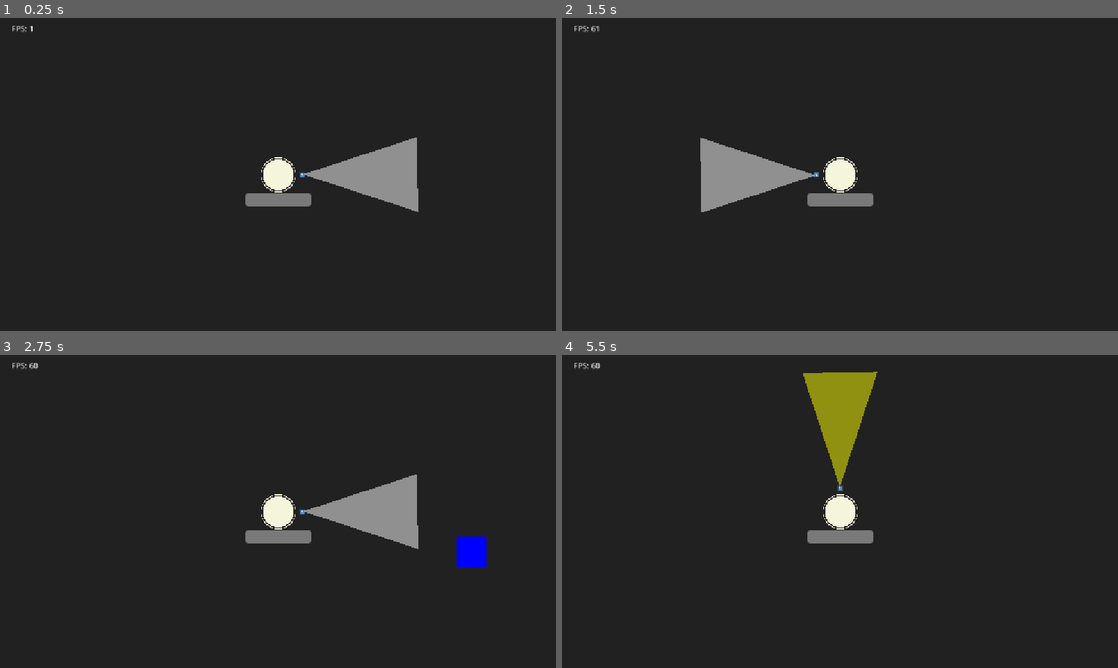
Above: before the commit, frames 1-4 (two rows, left to right).
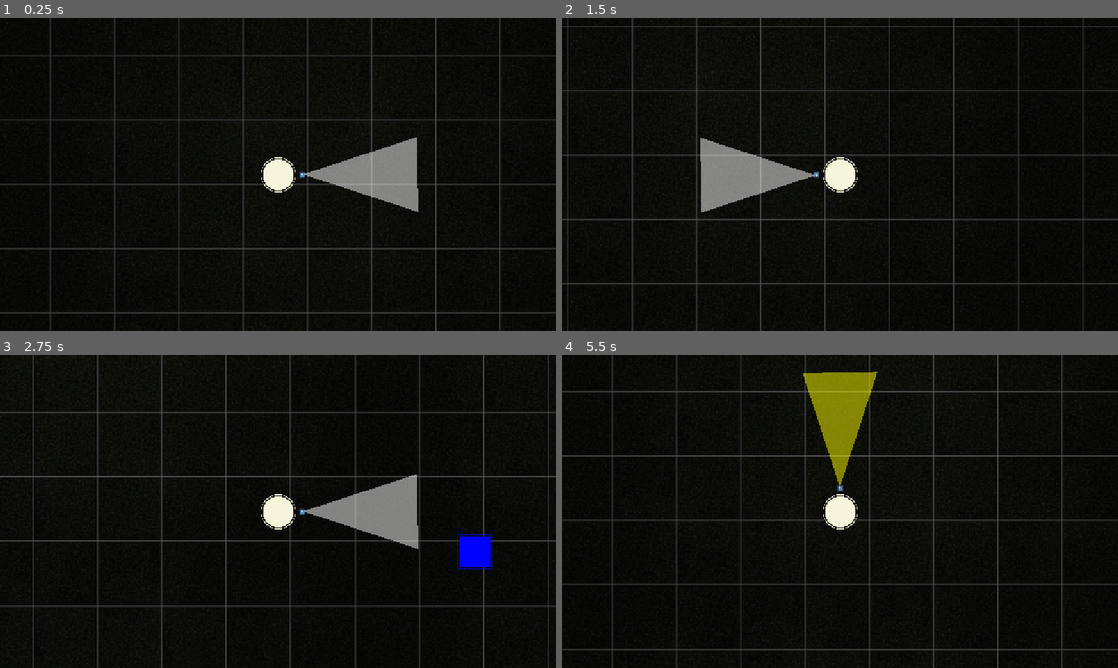
Above: after the commit, the same moments.

Repository: Team-Pufferfish/chromatic-survivors
Game: Godot game, scene res://Scenes/Game.tscn
The game is run twice, just before and just after one commit, with the same random seed, the same clock (stepped at 60 frames per second) and the same inputs. The engine's default icon, where the game draws it, is replaced by a stand-in: a white triangle on a blue panel in a dark square.
Inputs:
- Up to frame 1 (0.25 s): no input
- Up to frame 2 (1.5 s): tap Enter at 0.5 s; hold D (p1_right) 0.53-1.28 s; tap Down (p1_aim_down) at 0.6 s; hold S (p1_down) from 1.28 s (still down); tap Left (p1_aim_left) at 1.35 s
- Up to frame 3 (2.75 s): release S (p1_down) at 2.03 s; hold D (p1_right) from 2.03 s (still down); tap Right (p1_aim_right) at 2.1 s
- Up to frame 4 (5.5 s): release D (p1_right) at 2.78 s; hold W (p1_up) 2.78-3.53 s; tap one key every 0.75 s from 2.85 s: Up (p1_aim_up) T (p1_color_blue) R (p1_color_red) Y (p1_color_yellow); hold A (p1_left) 3.53-5.03 s; hold S (p1_down) from 5.03 s (still down)

The runs differ from the first frame. In frame 1, 58% of the frame differs, in the area x 0-100%, y 0-100%; in frame 2, 59%; in frame 3, 61%; in frame 4, 59%.

Commit message:
Background

Diff:
--- a/chromatic-survivors/Scenes/Game.tscn
+++ b/chromatic-survivors/Scenes/Game.tscn
@@ -1,7 +1,8 @@
-[gd_scene load_steps=6 format=3 uid="uid://cghqp7uq7cafd"]
+[gd_scene load_steps=7 format=3 uid="uid://cghqp7uq7cafd"]
 
 [ext_resource type="Script" uid="uid://2kbyp3mou55n" path="res://Scenes/fps.gd" id="1_b2bpf"]
 [ext_resource type="PackedScene" uid="uid://ch76b74jwc7xw" path="res://Scenes/Player.tscn" id="1_iukft"]
+[ext_resource type="Texture2D" uid="uid://chco22r342a3a" path="res://texture-black-tile-background_167862-7841.jpg" id="2_7lihs"]
 [ext_resource type="PackedScene" uid="uid://blo4tyvs8qm1g" path="res://Scenes/enemy.tscn" id="2_gl6un"]
 [ext_resource type="Script" uid="uid://dti232jsdohcf" path="res://Scripts/EnemyManager.gd" id="3_j5yw3"]
 [ext_resource type="Script" uid="uid://h1j801usuh4c" path="res://Scenes/WaveManager.gd" id="4_kldst"]
@@ -10,11 +11,7 @@
 
 [node name="CanvasLayer" type="CanvasLayer" parent="."]
 layer = -50
-
-[node name="ColorRect" type="ColorRect" parent="CanvasLayer"]
-offset_right = 1153.0
-offset_bottom = 649.0
-color = Color(0.131379, 0.131379, 0.131379, 1)
+visible = false
 
 [node name="Label" type="Label" parent="CanvasLayer"]
 offset_left = 23.0
@@ -22,6 +19,24 @@
 offset_right = 63.0
 offset_bottom = 33.0
 script = ExtResource("1_b2bpf")
+
+[node name="ColorRect" type="ColorRect" parent="CanvasLayer"]
+offset_right = 1153.0
+offset_bottom = 649.0
+color = Color(0.131379, 0.131379, 0.131379, 1)
+
+[node name="ParallaxBackground" type="ParallaxBackground" parent="."]
+scroll_ignore_camera_zoom = true
+
+[node name="ParallaxLayer" type="ParallaxLayer" parent="ParallaxBackground"]
+motion_mirroring = Vector2(1200, 800)
+
+[node name="Sprite2D" type="Sprite2D" parent="ParallaxBackground/ParallaxLayer"]
+texture_repeat = 2
+position = Vector2(-20, -82)
+scale = Vector2(1.63083, 1.63083)
+texture = ExtResource("2_7lihs")
+centered = false
 
 [node name="Player" parent="." instance=ExtResource("1_iukft")]
 position = Vector2(589, 301)
--- a/chromatic-survivors/Scenes/Player.tscn
+++ b/chromatic-survivors/Scenes/Player.tscn
@@ -47,10 +47,3 @@
 position = Vector2(40, 0)
 color = Color(1, 1, 1, 0.286275)
 polygon = PackedVector2Array(11, -1, 247, -78, 250, 77)
-
-[node name="HealthBar" type="ProgressBar" parent="."]
-offset_left = -68.0
-offset_top = 38.0
-offset_right = 68.0
-offset_bottom = 65.0
-show_percentage = false
--- a/chromatic-survivors/Scenes/WaveManager.gd
+++ b/chromatic-survivors/Scenes/WaveManager.gd
@@ -22,22 +22,31 @@
 	waves = [
 		{
 			"spawn_rate": 2.0,
-			"max_enemies": 20,
+			"max_enemies": 10,
 			"enemies": [
-				{ "red": 0, "yellow": 0, "blue": 10, "speed": 60, "chance": 1.0 },
+				{ "red": 0, "yellow": 0, "blue": 10, "speed": 50, "chance": 1.0 },
 			]
 		},
 		{
 			"spawn_rate": 1.5,
+			"max_enemies": 25,
+			"enemies": [
+				{ "red": 10, "yellow": 0, "blue": 0, "speed": 100, "chance": 0.7 },
+				{ "red": 0,  "yellow": 15, "blue": 0, "speed": 75, "chance": 0.3 },
+			]
+		},
+				{
+			"spawn_rate": 1.2,
 			"max_enemies": 40,
 			"enemies": [
-				{ "red": 20, "yellow": 0, "blue": 0, "speed": 100, "chance": 0.7 },
-				{ "red": 0,  "yellow": 30, "blue": 0, "speed": 70, "chance": 0.3 },
+				{ "red": 10, "yellow": 0, "blue": 0, "speed": 100, "chance": 0.7 },
+				{ "red": 0,  "yellow": 15, "blue": 0, "speed": 75, "chance": 0.3 },
+				{ "red": 0,  "yellow": 0, "blue": 10, "speed": 50, "chance": 0.3 }
 			]
 		},
 		{
 			"spawn_rate": 1.0,
-			"max_enemies": 75,
+			"max_enemies": 50,
 			"enemies": [
 				{ "red": 20, "yellow": 0, "blue": 20, "speed": 80, "chance": 0.5 },
 				{ "red": 0,  "yellow": 30, "blue": 10, "speed": 60, "chance": 0.5 },
--- a/chromatic-survivors/Scripts/Player.gd
+++ b/chromatic-survivors/Scripts/Player.gd
@@ -21,7 +21,6 @@
 @onready var light_rotate: Node2D = $LightRotate
 
 func _ready() -> void:
-	$HealthBar.value = CURRENT_HEALTH
 	$Graphic.fill = 1
 
 func _physics_process(delta: float) -> void:
@@ -54,7 +53,6 @@
 	if enemies_colliding.size() > 0:
 		CURRENT_HEALTH -= damage_rate * enemies_colliding.size()
 		CURRENT_HEALTH = max(CURRENT_HEALTH, 0)
-		$HealthBar.value = CURRENT_HEALTH
 		$Graphic.fill = CURRENT_HEALTH / MAX_HEALTH
 
 	if CURRENT_HEALTH <= 0:
Not shown: 1 places in chromatic-survivors/Scenes/Player.tscn that only renumber resources
Not shown: 1 places in chromatic-survivors/Scenes/enemy.tscn that only renumber resources
Binary file added: chromatic-survivors/texture-black-tile-background_167862-7841.jpg
Not shown, added: chromatic-survivors/texture-black-tile-background_167862-7841.jpg.import
